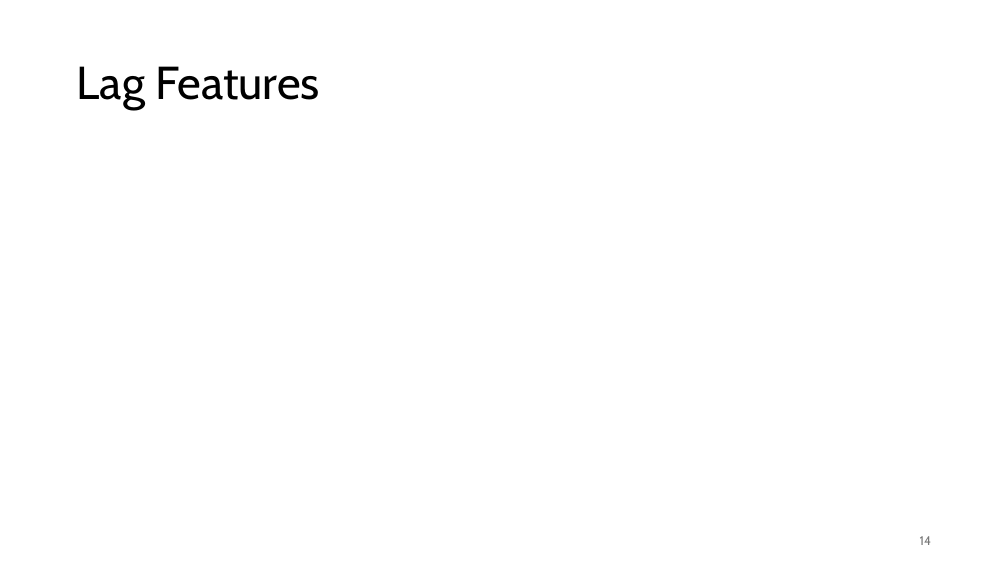
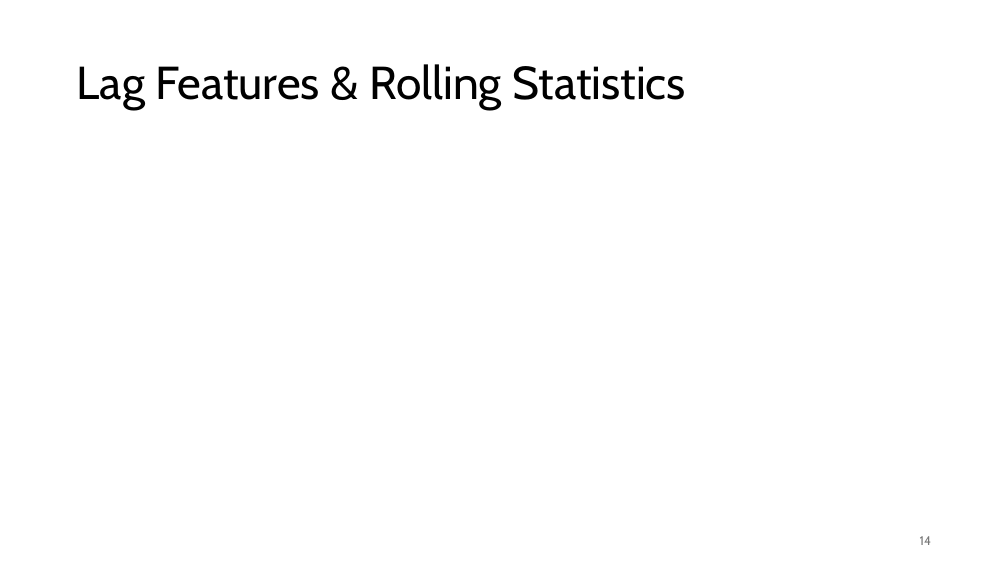
Before and after one commit to FelixWick/data_science, a slide deck: slide 14 of slides/9_time_series.pptx. Drawn at 1008x567 pixels with LibreOffice and Linux fonts; fonts in the diff are those of the drawing; grey boxes stand for pictures. Boxes give left, top, right and bottom in pixels: in the first picture for what was removed or moved away, otherwise in the second. Text is boxed around its words. In the diff, an @@ line names an element or a change of style, - is before the commit and + after.

```diff
--- a/slides/9_time_series.pptx
+++ b/slides/9_time_series.pptx
@@ title at (77,64,686,110): text changed @@
-Lag Features
+Lag Features & Rolling Statistics
```
Also in this commit, not shown: 17 other slides changed, 4 slides added, 2 slides removed, 1 other file.
